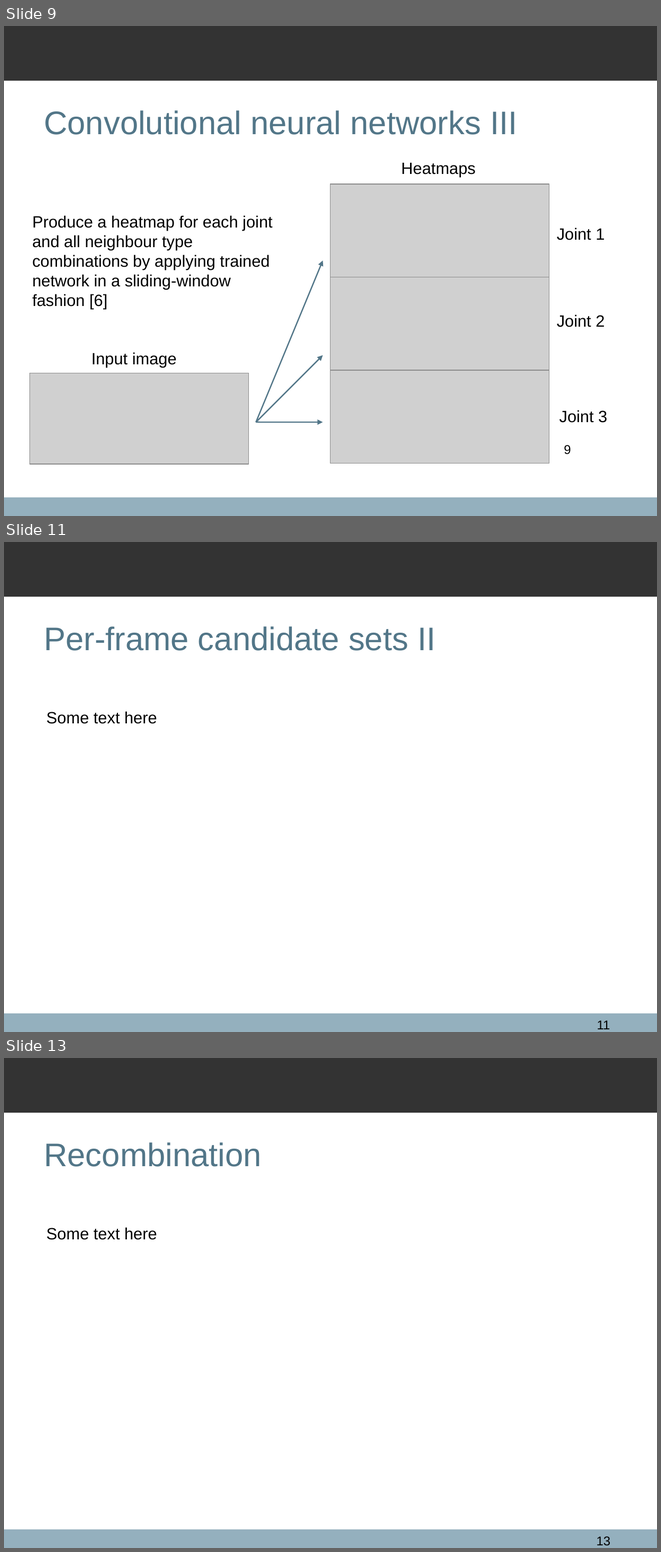
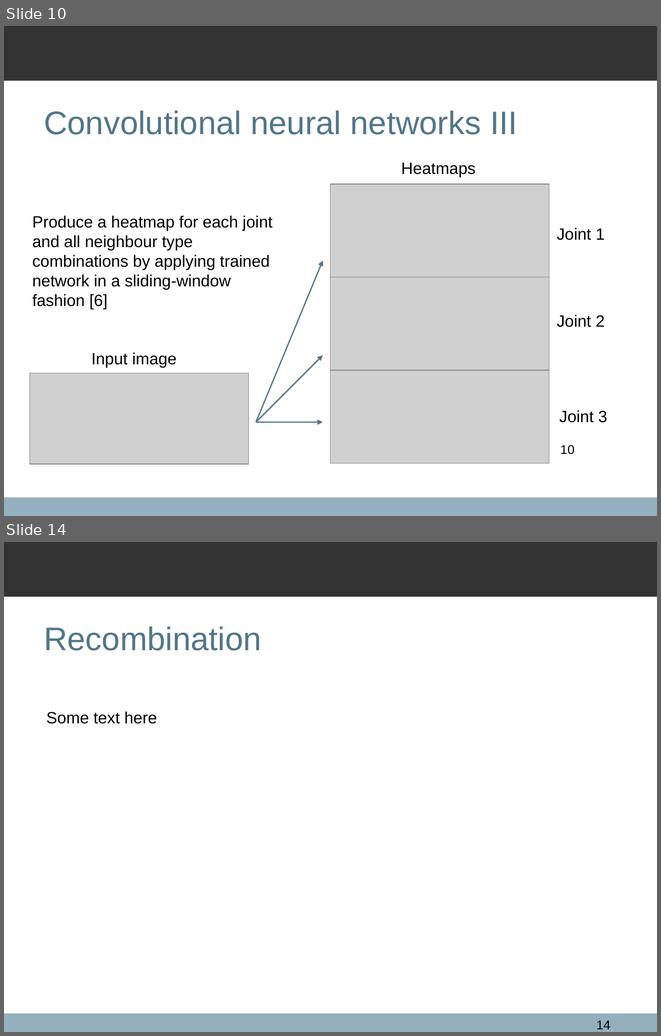
Before and after one commit to qxcv/comp2560, a slide deck: presentation/presentation.odp. Shown one above the other, each under a label of ours: slides 9, 11 and 13 before the commit, slides 10 and 14 after it; the slides between them are not shown. The pictures are 661x1552 and 661x1036 pixels, drawn with LibreOffice and Linux fonts; fonts in the diff are those of the drawing; grey boxes stand for pictures; background and template pictures are left out. Boxes give left, top, right and bottom in pixels: in the first picture for what was removed or moved away, otherwise in the second. Text is boxed around its words. In the diff, an @@ line names an element or a change of style, - is before the commit and + after.

```diff
--- a/presentation/presentation.odp
+++ b/presentation/presentation.odp
@@ slide 11 removed at (4, 542, 657, 1032), background #FFFFFF; not listed: 2 template elements that a slide beside it also shows @@
@@ title removed at (44, 626, 435, 651) @@
-Per-frame candidate sets II
@@ text removed at (46, 711, 157, 724) @@
-Some text here
@@ page number removed at (597, 1020, 610, 1029) @@
-11
@@ what was slide 9 is now slide 10 @@
@@ page number at (560, 445, 575, 454): text changed @@
-9
+10
@@ what was slide 13 is now slide 14 @@
@@ page number at (597, 1020, 611, 1029): text changed @@
-13
+14
```
Also in this commit, not shown: 3 slides changed, 3 slides added, 1 other slide removed, 3 other files.
